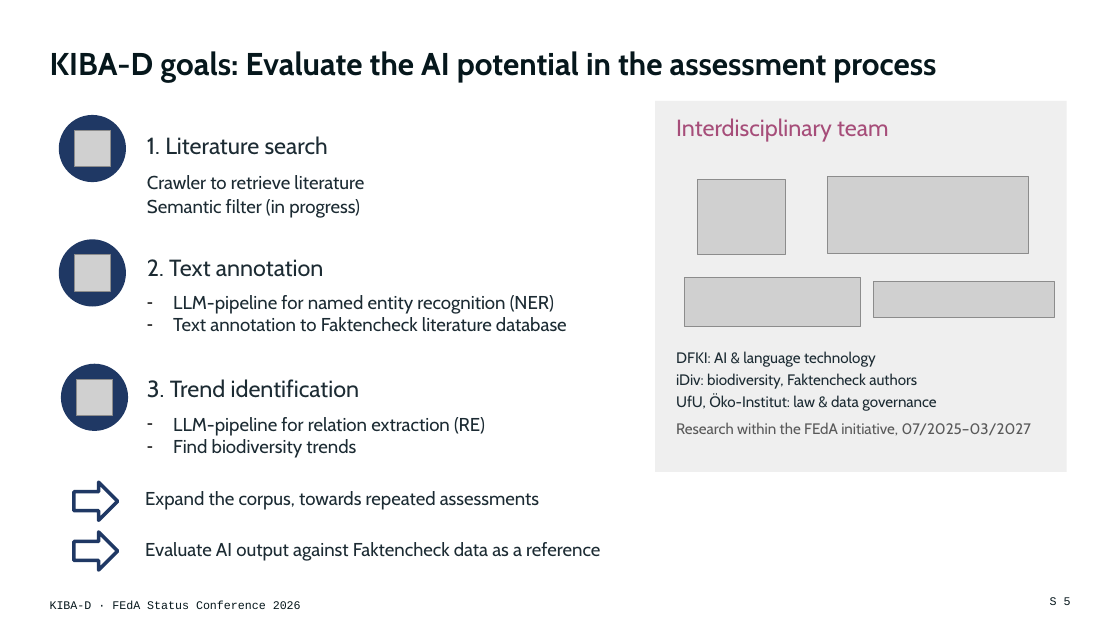
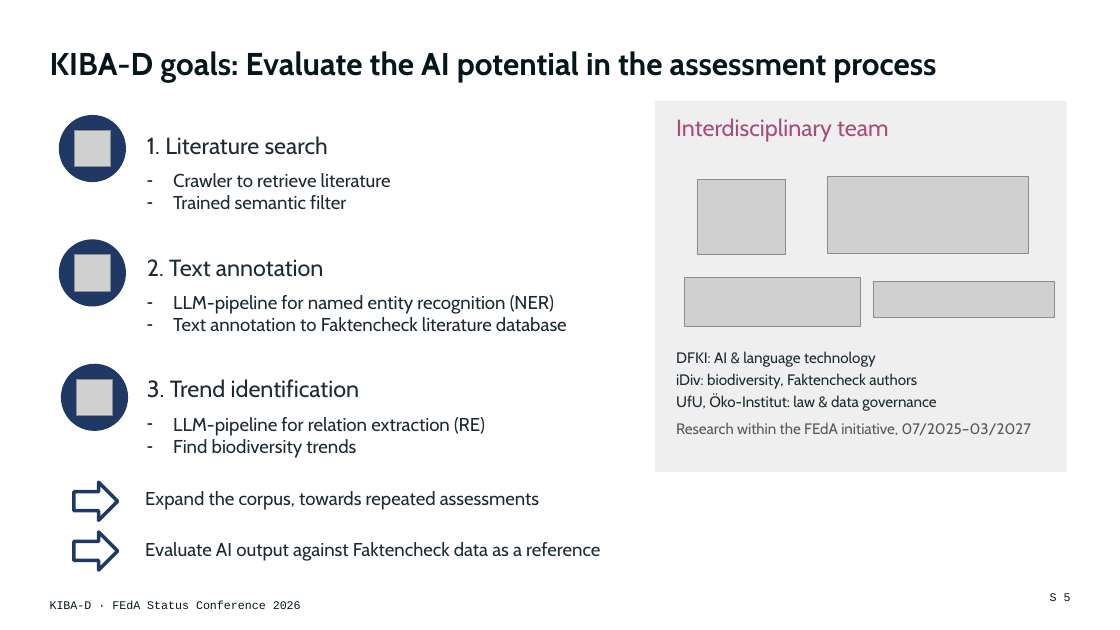
Before and after one commit to DFKI-NLP/kibad-llm, a slide deck: slide 5 of presentations/2026_feda_status_conference/KIBA-D_FEdA2026_Keynote.pptx. Drawn at 1120x630 pixels with LibreOffice and Linux fonts; fonts in the diff are those of the drawing; grey boxes stand for pictures. Boxes give left, top, right and bottom in pixels: in the first picture for what was removed or moved away, otherwise in the second. Text is boxed around its words. In the diff, an @@ line names an element or a change of style, - is before the commit and + after.

```diff
--- a/presentations/2026_feda_status_conference/KIBA-D_FEdA2026_Keynote.pptx
+++ b/presentations/2026_feda_status_conference/KIBA-D_FEdA2026_Keynote.pptx
@@ text at (173,173,391,188): bullet none to -; line spacing 1.08 to 1 @@
@@ text at (173,195,346,210): text changed @@
-Semantic filter (in progress)
+– Trained semantic filter
```
Also in this commit, not shown: 14 other slides changed, 2 slides added, 2 slides removed, 1 other file.
